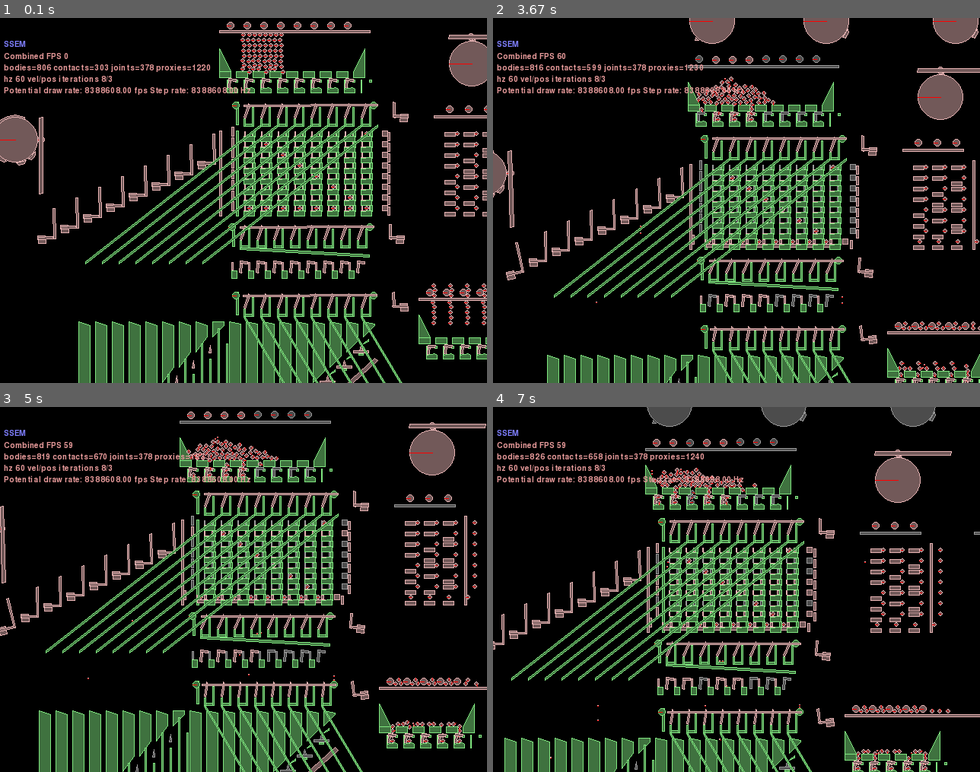
Above: before the commit, frames 1-4 (two rows, left to right).
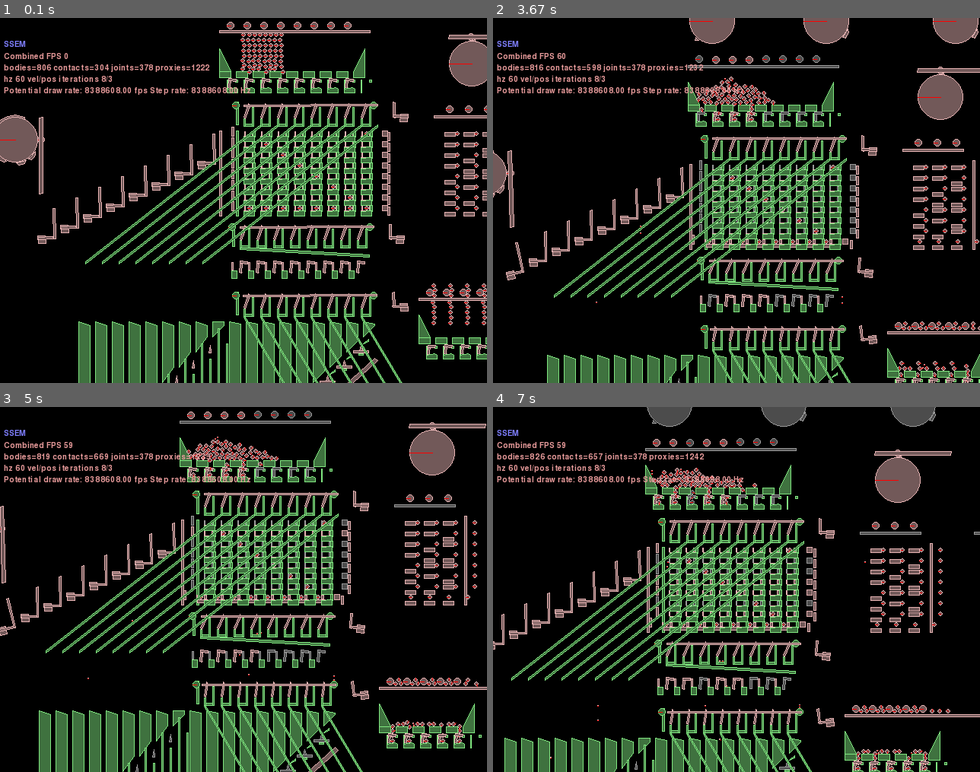
Above: after the commit, the same moments.

Repository: jmacarthur/box2d-ssem
Game: pygame game, started from main.py
Same seed, same stepped clock (60 frames per second), same inputs: the game is played once before the commit and once after it.
Inputs (mouse positions are in pixels of both pictures, inside the frame that each line leads up to):
- Up to frame 1 (0.1 s): no input
- Up to frame 2 (3.67 s): hold Right 0.33-0.8 s; move the mouse to (717, 215) at 0.37 s; hold Up 0.83-1.13 s; move the mouse to (736, 222) at 0.87 s; tap Space at 0.9, 1.23, 1.53, 1.73, 2.03, 2.3, 2.63, 2.93, 3.07, 3.47 s; hold Right 1.17-1.63 s; move the mouse to (619, 204) at 1.2 s; hold Left 1.67-2.2 s; move the mouse to (785, 280) at 1.7 s; hold Down 2.23-2.53 s; move the mouse to (585, 284) at 2.27 s; hold Left 2.57-2.97 s; move the mouse to (916, 328) at 2.6 s; hold Up 3-3.37 s; move the mouse to (794, 233) at 3.03 s; hold Right from 3.4 s (still down); move the mouse to (746, 76) at 3.43 s
- Up to frame 3 (5 s): tap Space at 3.77, 4.47, 4.87 s; release Right at 4.03 s; click (68, 578) at 4.12 s; hold Down 4.4-4.77 s; move the mouse to (219, 684) at 4.43 s; hold Left from 4.8 s (still down); move the mouse to (243, 633) at 4.83 s
- Up to frame 4 (7 s): tap Space at 5.17, 5.37, 5.67, 5.87, 6.2, 6.5, 6.7 s; release Left at 5.27 s; hold Right 5.3-5.77 s; move the mouse to (721, 527) at 5.33 s; hold Up 5.8-6.1 s; move the mouse to (921, 728) at 5.83 s; hold Right 6.13-6.6 s; move the mouse to (658, 469) at 6.17 s; hold Left from 6.63 s (still down); move the mouse to (833, 560) at 6.67 s

The runs differ from the first frame. In frame 1, 0.2% of the frame differs, in the area x 21-44%, y 12-15%; in frame 2, 0.2%; in frame 3, 0.2%, in the area x 20-44%, y 12-15%; in frame 4, 0.2%.

Commit message:
Hack to make JMP also push JRE action lever

Diff:
--- a/main.py
+++ b/main.py
@@ -697,7 +697,17 @@
             self.revolving_joint(attachment_body, crank, (xpos+i*30,ypos-i*follower_spacing))
             self.world.CreateDistanceJoint(bodyA=crank, bodyB=self.rom_followers[7-i], anchorA=((xpos+i*30)*self.scale, (ypos-i*follower_spacing-len1)*self.scale), anchorB=self.rom_followers[7-i].worldCenter, collideConnected=False)
             block = self.add_dynamic_polygon(box_polygon(30,5), xpos+i*30, ypos-i*andgate_spacing_y-50)
-            block_slider = self.add_dynamic_polygon(box_polygon(30,5), xpos+i*30-30, ypos-i*andgate_spacing_y-50)
+            # A hack: pushing 0 (JMP) also pushes 1 (JRE), but not vice versa.
+            if i==7:
+                block_slider_base = fixtureDef(shape=makeBox(0,0,30,5), filter=filters[0])
+                block_slider_connector = fixtureDef(shape=makeBox(5,0,5,20), filter=filters[0])
+                block_slider = self.add_multifixture([block_slider_base, block_slider_connector], xpos+i*30-30, ypos-i*andgate_spacing_y-50)
+            elif i==6:
+                block_slider_base = fixtureDef(shape=makeBox(0,0,30,5), filter=filters[0])
+                block_slider_connector = fixtureDef(shape=makeBox(30,-20,5,20), filter=filters[0])
+                block_slider = self.add_multifixture([block_slider_base, block_slider_connector], xpos+i*30-30, ypos-i*andgate_spacing_y-50)
+            else:
+                block_slider = self.add_dynamic_polygon(box_polygon(30,5), xpos+i*30-30, ypos-i*andgate_spacing_y-50)
             self.revolving_joint(block_slider, block, (xpos+i*30, ypos-i*andgate_spacing_y-50))
             self.slide_joint(attachment_body, block_slider, (1,0), -8,0, friction=0)
             block_slider.attachment_point = (xpos+i*30-30, ypos-i*andgate_spacing_y-50)
